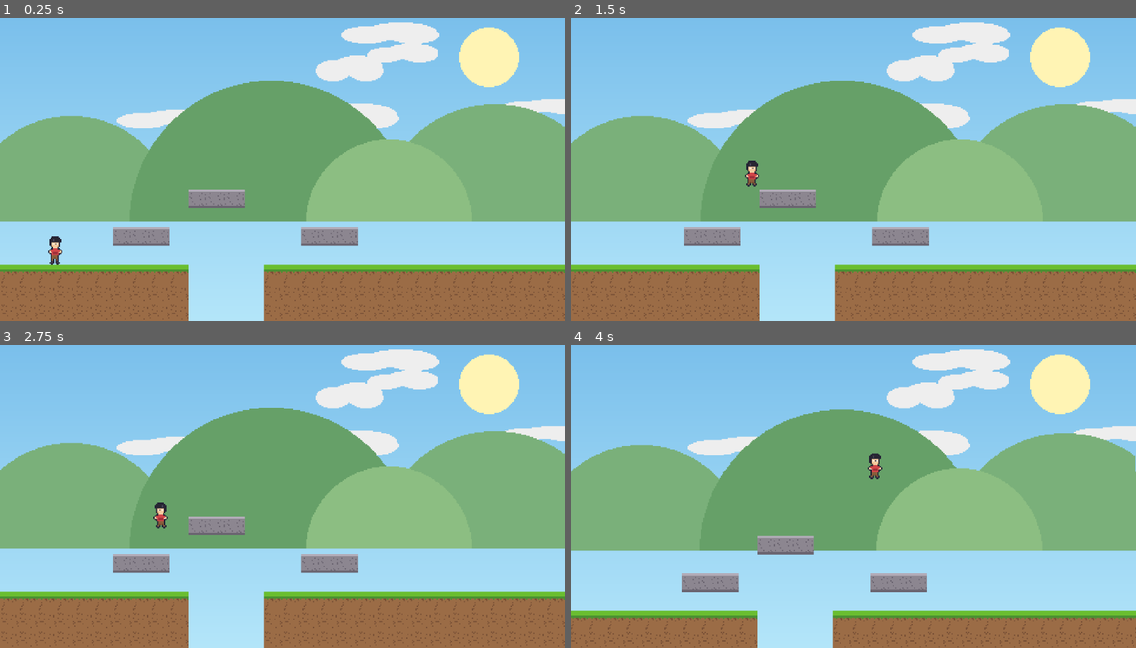
Above: before the commit, frames 1-4 (two rows, left to right).
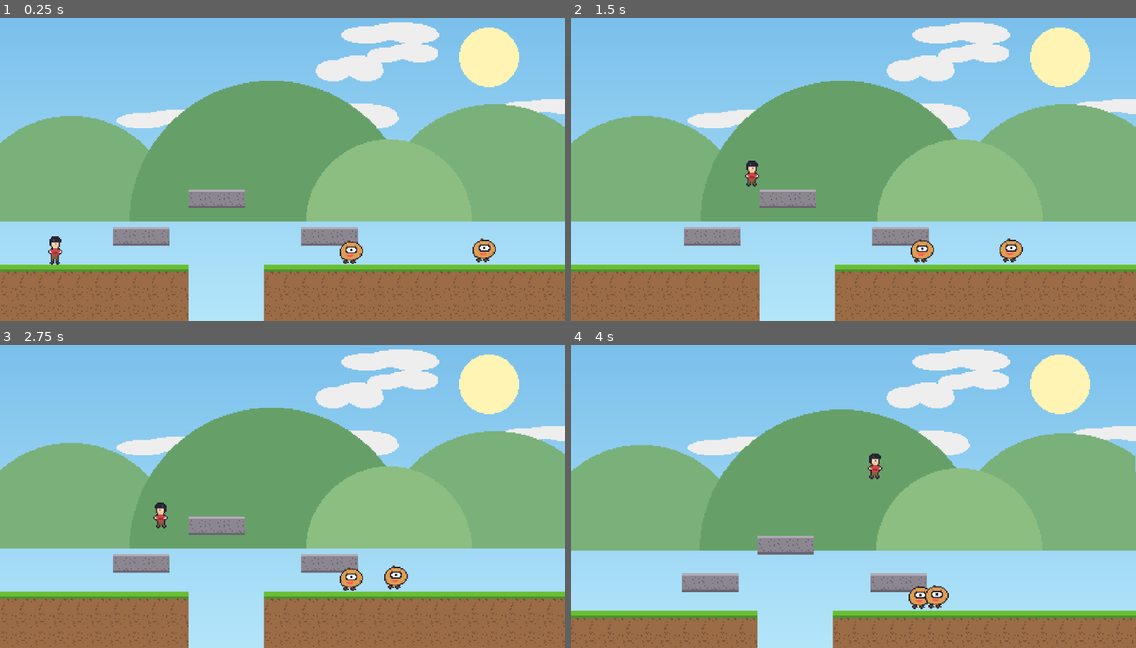
Above: after the commit, the same moments.

Repository: jorgediasdsg/fmf
Game: Godot game, scene res://src/levels/test_level.tscn
Same seed, same stepped clock (60 frames per second), same inputs: the game is played once before the commit and once after it. This scene is started directly instead of the project's main scene.
Inputs:
- Up to frame 1 (0.25 s): no input
- Up to frame 2 (1.5 s): hold D (move_right) from 0.53 s (still down); tap J (attack) at 0.6 s; tap Space (jump) at 0.77, 0.8, 1.07, 1.35 s
- Up to frame 3 (2.75 s): tap Space (jump) at 1.52, 1.82, 2.3 s; tap J (attack) at 1.55, 2.1 s; release D (move_right) at 2.03 s; hold A (move_left) from 2.03 s (still down)
- Up to frame 4 (4 s): release A (move_left) at 2.78 s; hold D (move_right) from 2.78 s (still down); tap J (attack) at 2.85 s; tap Space (jump) at 3.02, 3.32, 3.6, 3.77 s

The runs differ from the first frame. In frame 1, 0.5% of the frame differs, in the area x 60-88%, y 72-82%; in frame 2, 0.5%, in the area x 60-80%, y 72-81%; in frame 3, 0.5%; in frame 4, 0.4%.

Commit message:
feat: ciclope com patrulha e dano de contato, moedas com ímã, espada conectada, Sfx autoload
Co-Authored-By: Claude Fable 5 <noreply@anthropic.com>

Diff:
--- a/project.godot
+++ b/project.godot
@@ -11,6 +11,7 @@
 [autoload]
 
 GameState="*res://src/autoload/game_state.gd"
+Sfx="*res://src/autoload/sfx.gd"
 
 [display]
 
--- /dev/null
+++ b/src/autoload/sfx.gd
@@ -0,0 +1,21 @@
+extends Node
+## Tocador global de efeitos sonoros (autoload "Sfx").
+
+var _streams := {
+	"hit": preload("res://assets/audio/hit.wav"),
+	"hurt": preload("res://assets/audio/hurt.wav"),
+	"coin": preload("res://assets/audio/coin.wav"),
+	"jump": preload("res://assets/audio/jump.wav"),
+	"levelup": preload("res://assets/audio/levelup.wav"),
+	"victory": preload("res://assets/audio/victory.wav"),
+	"boss_roar": preload("res://assets/audio/boss_roar.wav"),
+}
+
+
+func play(name: String, volume_db: float = 0.0) -> void:
+	var p := AudioStreamPlayer.new()
+	p.stream = _streams[name]
+	p.volume_db = volume_db
+	add_child(p)
+	p.finished.connect(p.queue_free)
+	p.play()
--- /dev/null
+++ b/src/enemies/cyclops.gd
@@ -0,0 +1,86 @@
+extends CharacterBody2D
+## Ciclope: patrulha virando em paredes e beiradas; dano por contato;
+## morre em puff soltando moedas e XP. Reusado pelo chefe via exports.
+
+@export var hp := 6
+@export var contact_damage := 2
+@export var speed := 30.0
+@export var xp_reward := 8
+@export var coin_min := 2
+@export var coin_max := 4
+
+const CoinScene := preload("res://src/items/coin_pickup.tscn")
+
+var dir := -1
+var _flash := 0.0
+
+@onready var sprite: AnimatedSprite2D = $Sprite
+@onready var ledge_ray: RayCast2D = $LedgeRay
+@onready var hurtbox: Area2D = $Hurtbox
+
+
+func _physics_process(delta: float) -> void:
+	var gravity: float = ProjectSettings.get_setting("physics/2d/default_gravity")
+	if not is_on_floor():
+		velocity.y += gravity * delta
+	velocity.x = dir * speed
+	if is_on_wall():
+		dir *= -1
+	elif is_on_floor() and speed > 0.0 and not ledge_ray.is_colliding():
+		dir *= -1
+	ledge_ray.position.x = 10 * dir
+	sprite.flip_h = dir > 0
+
+	_flash -= delta
+	sprite.modulate = Color(3, 3, 3) if _flash > 0.0 else Color.WHITE
+
+	for body in hurtbox.get_overlapping_bodies():
+		if body.has_method("hurt"):
+			var push := signf(body.global_position.x - global_position.x)
+			body.hurt(contact_damage, 1.0 if push == 0.0 else push)
+	move_and_slide()
+
+
+func take_hit(damage: int, from_dir: float) -> void:
+	hp -= damage
+	_flash = 0.15
+	velocity.x += from_dir * 40.0
+	Sfx.play("hit", -4.0)
+	if hp <= 0:
+		_die()
+
+
+func _die() -> void:
+	var parent := get_parent()
+	var rng := RandomNumberGenerator.new()
+	for i in range(rng.randi_range(coin_min, coin_max)):
+		var coin := CoinScene.instantiate()
+		coin.position = global_position + Vector2(rng.randf_range(-10, 10), -10 - i * 4)
+		parent.call_deferred("add_child", coin)
+	_puff(parent)
+	GameState.add_xp(xp_reward)
+	queue_free()
+
+
+func _puff(parent: Node) -> void:
+	var p := CPUParticles2D.new()
+	p.position = global_position + Vector2(0, -10)
+	p.one_shot = true
+	p.amount = 14
+	p.lifetime = 0.45
+	p.explosiveness = 1.0
+	p.spread = 180.0
+	p.initial_velocity_min = 30.0
+	p.initial_velocity_max = 70.0
+	p.gravity = Vector2(0, 60)
+	p.scale_amount_min = 2.0
+	p.scale_amount_max = 4.0
+	p.color = Color(0.95, 0.9, 0.8)
+	p.emitting = true
+	parent.call_deferred("add_child", p)
+	var t := Timer.new()
+	t.wait_time = 1.0
+	t.one_shot = true
+	t.autostart = true
+	t.timeout.connect(p.queue_free)
+	p.add_child(t)
--- /dev/null
+++ b/src/enemies/cyclops.tscn
@@ -0,0 +1,53 @@
+[gd_scene load_steps=8 format=3]
+
+[ext_resource type="Script" path="res://src/enemies/cyclops.gd" id="1"]
+[ext_resource type="Texture2D" path="res://assets/sprites/cyclops_small.png" id="2"]
+
+[sub_resource type="AtlasTexture" id="c0"]
+atlas = ExtResource("2")
+region = Rect2(0, 0, 32, 32)
+
+[sub_resource type="AtlasTexture" id="c1"]
+atlas = ExtResource("2")
+region = Rect2(32, 0, 32, 32)
+
+[sub_resource type="SpriteFrames" id="frames"]
+animations = [{
+"frames": [{"duration": 1.0, "texture": SubResource("c0")}, {"duration": 1.0, "texture": SubResource("c1")}],
+"loop": true,
+"name": &"walk",
+"speed": 5.0
+}]
+
+[sub_resource type="RectangleShape2D" id="body_shape"]
+size = Vector2(18, 18)
+
+[sub_resource type="RectangleShape2D" id="hurt_shape"]
+size = Vector2(20, 20)
+
+[node name="Cyclops" type="CharacterBody2D"]
+collision_layer = 4
+collision_mask = 1
+script = ExtResource("1")
+
+[node name="Sprite" type="AnimatedSprite2D" parent="."]
+position = Vector2(0, -16)
+sprite_frames = SubResource("frames")
+animation = &"walk"
+autoplay = "walk"
+
+[node name="BodyShape" type="CollisionShape2D" parent="."]
+position = Vector2(0, -9)
+shape = SubResource("body_shape")
+
+[node name="Hurtbox" type="Area2D" parent="."]
+collision_layer = 0
+collision_mask = 2
+
+[node name="HurtShape" type="CollisionShape2D" parent="Hurtbox"]
+position = Vector2(0, -10)
+shape = SubResource("hurt_shape")
+
+[node name="LedgeRay" type="RayCast2D" parent="."]
+position = Vector2(-10, -4)
+target_position = Vector2(0, 14)
--- /dev/null
+++ b/src/items/coin_pickup.gd
@@ -0,0 +1,31 @@
+extends Area2D
+## Moeda: gira, bóia, tem ímã leve até o jogador e soma 1 ao coletar.
+
+const MAGNET_RADIUS := 48.0
+const MAGNET_SPEED := 120.0
+
+var _t := 0.0
+var _base_y := 0.0
+
+
+func _ready() -> void:
+	_base_y = position.y
+	body_entered.connect(_on_body_entered)
+
+
+func _physics_process(delta: float) -> void:
+	_t += delta
+	var player := get_tree().get_first_node_in_group("player") as Node2D
+	if player != null and global_position.distance_to(player.global_position) < MAGNET_RADIUS:
+		global_position = global_position.move_toward(
+			player.global_position + Vector2(0, -10), MAGNET_SPEED * delta)
+		_base_y = position.y
+	else:
+		position.y = _base_y + sin(_t * 4.0) * 2.0
+
+
+func _on_body_entered(body: Node) -> void:
+	if body.is_in_group("player"):
+		GameState.add_coins(1)
+		Sfx.play("coin", -6.0)
+		queue_free()
--- /dev/null
+++ b/src/items/coin_pickup.tscn
@@ -0,0 +1,44 @@
+[gd_scene load_steps=9 format=3]
+
+[ext_resource type="Script" path="res://src/items/coin_pickup.gd" id="1"]
+[ext_resource type="Texture2D" path="res://assets/sprites/coin.png" id="2"]
+
+[sub_resource type="AtlasTexture" id="m0"]
+atlas = ExtResource("2")
+region = Rect2(0, 0, 8, 8)
+
+[sub_resource type="AtlasTexture" id="m1"]
+atlas = ExtResource("2")
+region = Rect2(8, 0, 8, 8)
+
+[sub_resource type="AtlasTexture" id="m2"]
+atlas = ExtResource("2")
+region = Rect2(16, 0, 8, 8)
+
+[sub_resource type="AtlasTexture" id="m3"]
+atlas = ExtResource("2")
+region = Rect2(24, 0, 8, 8)
+
+[sub_resource type="SpriteFrames" id="frames"]
+animations = [{
+"frames": [{"duration": 1.0, "texture": SubResource("m0")}, {"duration": 1.0, "texture": SubResource("m1")}, {"duration": 1.0, "texture": SubResource("m2")}, {"duration": 1.0, "texture": SubResource("m3")}],
+"loop": true,
+"name": &"spin",
+"speed": 8.0
+}]
+
+[sub_resource type="CircleShape2D" id="shape"]
+radius = 7.0
+
+[node name="CoinPickup" type="Area2D"]
+collision_layer = 0
+collision_mask = 2
+script = ExtResource("1")
+
+[node name="Sprite" type="AnimatedSprite2D" parent="."]
+sprite_frames = SubResource("frames")
+animation = &"spin"
+autoplay = "spin"
+
+[node name="Shape" type="CollisionShape2D" parent="."]
+shape = SubResource("shape")
--- a/src/levels/test_level.tscn
+++ b/src/levels/test_level.tscn
@@ -1,10 +1,11 @@
-[gd_scene load_steps=6 format=3]
+[gd_scene load_steps=7 format=3]
 
 [ext_resource type="Script" path="res://src/levels/test_level.gd" id="1"]
 [ext_resource type="Texture2D" path="res://assets/sprites/bg_sky.png" id="2"]
 [ext_resource type="PackedScene" path="res://src/player/player.tscn" id="3"]
 [ext_resource type="PackedScene" path="res://src/ui/touch_controls.tscn" id="4"]
 [ext_resource type="Texture2D" path="res://assets/sprites/bg_hills.png" id="5"]
+[ext_resource type="PackedScene" path="res://src/enemies/cyclops.tscn" id="6"]
 
 [node name="TestLevel" type="Node2D"]
 script = ExtResource("1")
@@ -40,4 +41,10 @@
 position_smoothing_enabled = true
 position_smoothing_speed = 6.0
 
+[node name="Cyclops1" parent="." instance=ExtResource("6")]
+position = Vector2(300, 128)
+
+[node name="Cyclops2" parent="." instance=ExtResource("6")]
+position = Vector2(420, 128)
+
 [node name="TouchControls" parent="." instance=ExtResource("4")]
--- a/src/player/player.gd
+++ b/src/player/player.gd
@@ -26,6 +26,16 @@
 @onready var sfx_jump: AudioStreamPlayer = $SfxJump
 @onready var sfx_swing: AudioStreamPlayer = $SfxSwing
 @onready var sfx_hurt: AudioStreamPlayer = $SfxHurt
+
+
+func _ready() -> void:
+	add_to_group("player")
+	sword.body_entered.connect(_on_sword_hit)
+
+
+func _on_sword_hit(body: Node) -> void:
+	if body.has_method("take_hit"):
+		body.take_hit(GameState.attack_damage(), float(facing))
 
 
 func _physics_process(delta: float) -> void:
--- /dev/null
+++ b/tests/sim_combat.gd
@@ -0,0 +1,89 @@
+extends SceneTree
+## Simulação de combate (rodar com --fixed-fps 60 --headless):
+## 1. golpe tira exatamente gs.attack_damage() do ciclope
+## 2. contato causa 2 de dano no jogador
+## 3. i-frames: contato contínuo não re-dana dentro de 1 s
+## 4. matar o ciclope credita 8 de XP
+
+var f := 0
+var player: CharacterBody2D
+var cyclops: CharacterBody2D
+var fails: Array[String] = []
+var hp_before_hit := 0
+var player_hp_after_first := 0
+var xp_before_kill := 0
+var gs: Node
+
+
+func _initialize() -> void:
+	var scene := Node2D.new()
+	var floor_body := StaticBody2D.new()
+	floor_body.collision_layer = 1
+	var shape := CollisionShape2D.new()
+	var rect := RectangleShape2D.new()
+	rect.size = Vector2(600, 20)
+	shape.shape = rect
+	floor_body.add_child(shape)
+	floor_body.position = Vector2(300, 110)
+	scene.add_child(floor_body)
+
+	player = (load("res://src/player/player.tscn") as PackedScene).instantiate()
+	player.position = Vector2(100, 99)
+	scene.add_child(player)
+
+	cyclops = (load("res://src/enemies/cyclops.tscn") as PackedScene).instantiate()
+	cyclops.position = Vector2(130, 95)
+	cyclops.set("speed", 0.0)  # parado para o teste ser determinístico
+	scene.add_child(cyclops)
+
+	root.add_child(scene)
+	current_scene = scene
+
+
+func _ensure_gs() -> void:
+	if gs == null:
+		gs = root.get_node("GameState")
+
+
+func _check(cond: bool, msg: String) -> void:
+	if not cond:
+		fails.append(msg)
+
+
+func _process(_d) -> bool:
+	f += 1
+	_ensure_gs()
+	match f:
+		5:
+			hp_before_hit = cyclops.hp
+			Input.action_press("attack")  # player olha para +x, ciclope à direita
+		7:
+			Input.action_release("attack")
+		30:
+			_check(cyclops.hp == hp_before_hit - gs.attack_damage(),
+				"golpe devia tirar %d, hp foi %d→%d" % [gs.attack_damage(), hp_before_hit, cyclops.hp])
+			# 2) contato: ciclope em cima do player
+			cyclops.position = player.position + Vector2(4, -4)
+		60:
+			player_hp_after_first = gs.hp
+			_check(gs.hp == gs.max_hp - 2,
+				"contato devia tirar 2, hp é %d" % gs.hp)
+		90:
+			_check(gs.hp == player_hp_after_first,
+				"i-frames: hp não devia cair de novo (é %d)" % gs.hp)
+			# afasta e prepara kill
+			cyclops.position = Vector2(400, 95)
+			xp_before_kill = gs.xp
+			cyclops.take_hit(999, 1.0)
+		120:
+			_check(not is_instance_valid(cyclops) or cyclops.hp <= 0, "ciclope devia morrer")
+			_check(gs.xp == xp_before_kill + 8,
+				"matar devia dar 8 XP (xp era %d, é %d)" % [xp_before_kill, gs.xp])
+			if fails.is_empty():
+				print("COMBAT SIM PASSED")
+				quit(0)
+			else:
+				for m in fails:
+					print("FAIL: " + m)
+				quit(1)
+	return false
